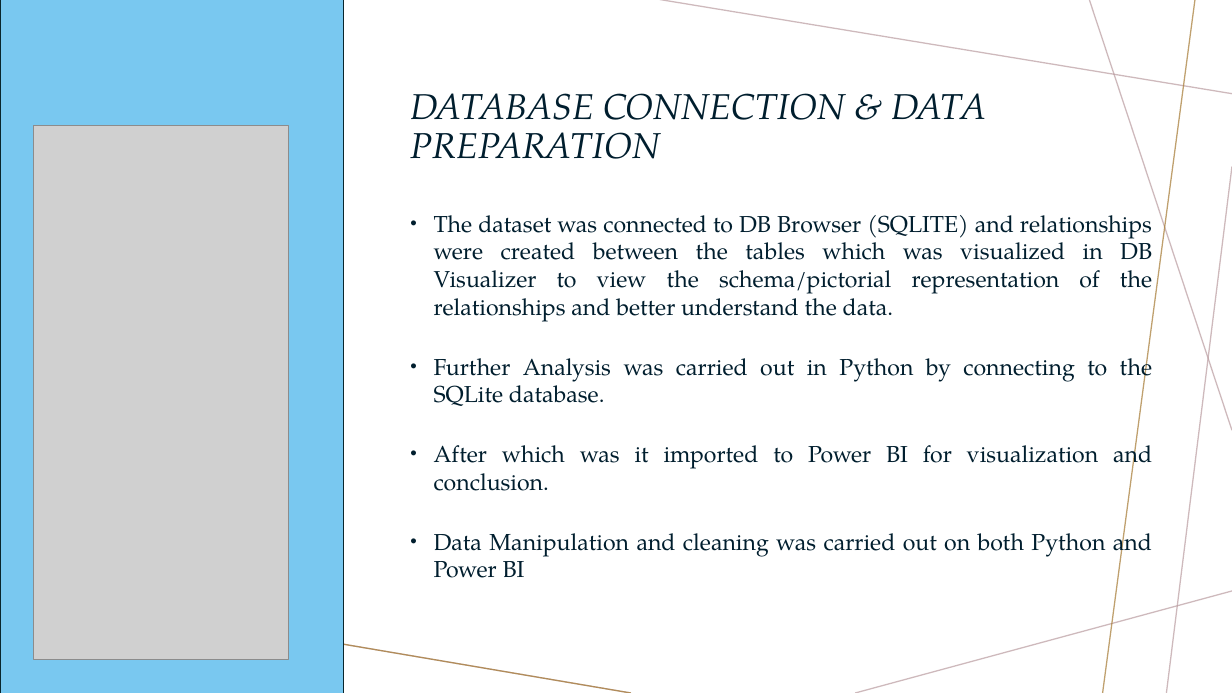
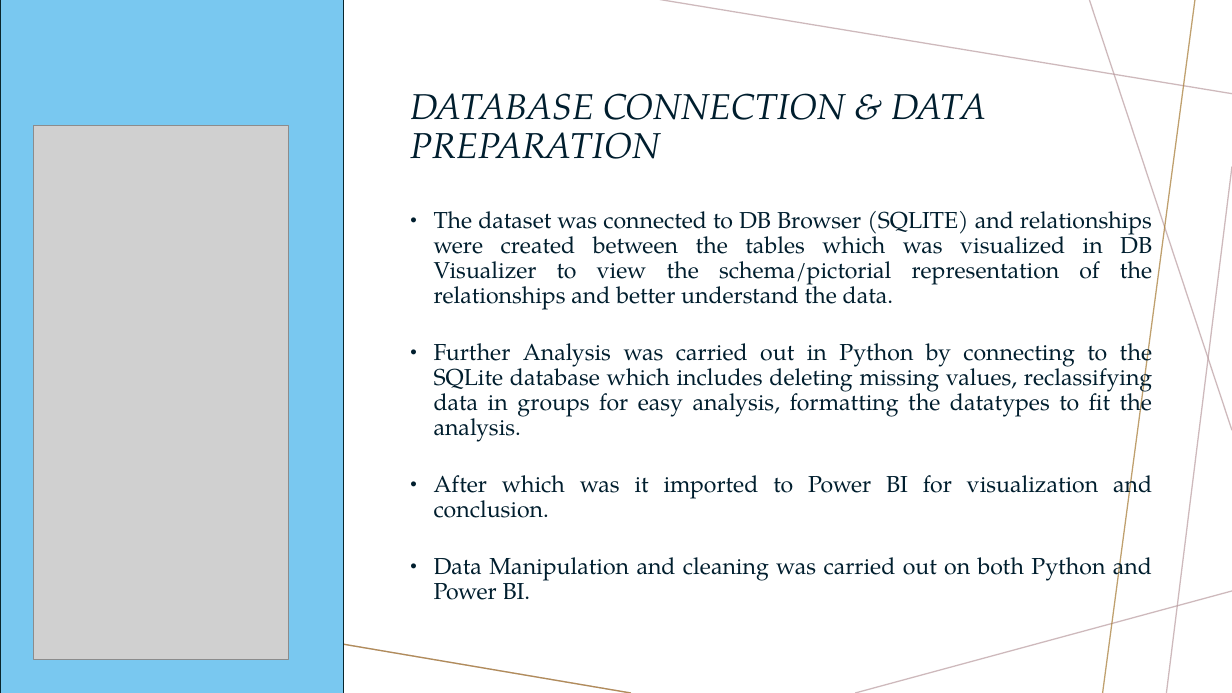
Before and after one commit to salamahalawiye/AdventureWorks, a slide deck: slide 4 of ADVENTUREWORKS SALES ANALYSIS.pptx (slide 3 before the commit). Drawn at 1232x693 pixels with LibreOffice and Linux fonts; fonts in the diff are those of the drawing; grey boxes stand for pictures. Boxes give left, top, right and bottom in pixels: in the first picture for what was removed or moved away, otherwise in the second. Text is boxed around its words. In the diff, an @@ line names an element or a change of style, - is before the commit and + after.

```diff
--- a/ADVENTUREWORKS SALES ANALYSIS.pptx
+++ b/ADVENTUREWORKS SALES ANALYSIS.pptx
@@ text at [434, 211, 1152, 518]: line spacing 1 to 0.9 @@
@@ text at [434, 336, 1152, 442]: text changed @@
-• Further Analysis was carried out in Python by connecting to the SQLite database.
+• Further Analysis was carried out in Python by connecting to the SQLite database which includes deleting missing values, reclassifying data in groups for easy analysis, formatting the datatypes to fit the analysis.
@@ text at [434, 550, 1152, 600]: text changed @@
-• Data Manipulation and cleaning was carried out on both Python and Power BI
+• Data Manipulation and cleaning was carried out on both Python and Power BI.
```
Also in this commit, not shown: 2 other slides changed, 3 slides added.
